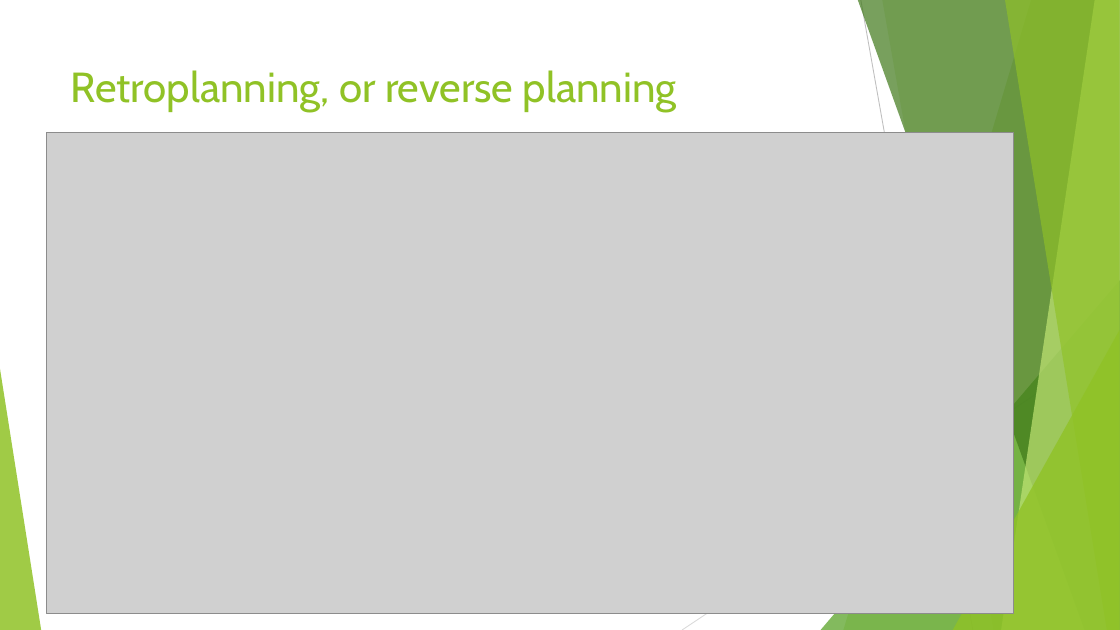
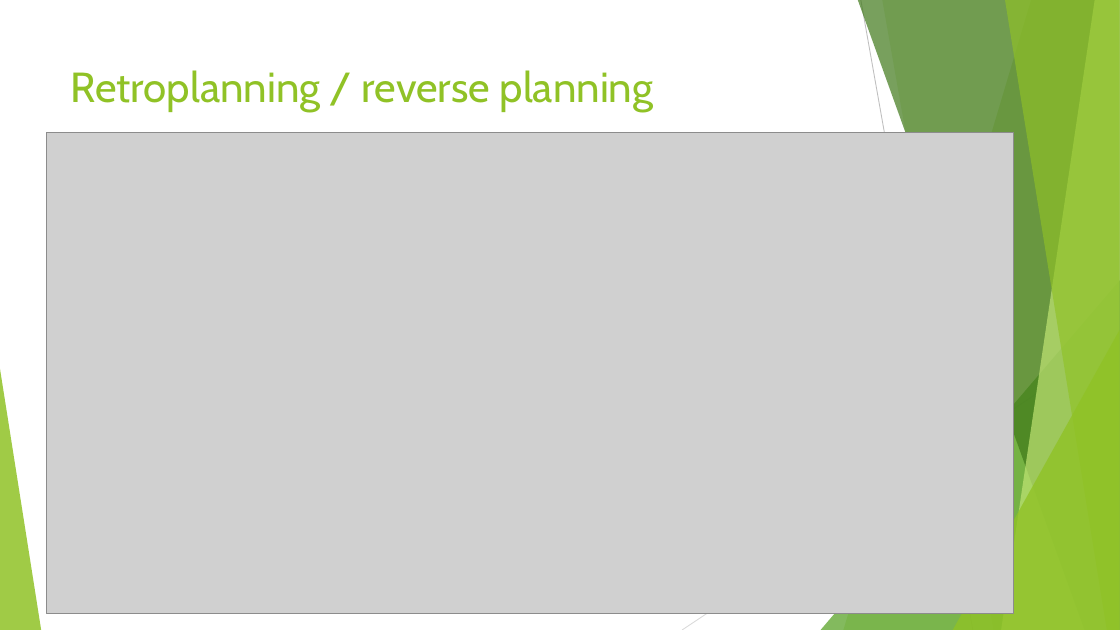
Before and after one commit to manelbenhamouda/projets-CDA, a slide deck: slide 19 of Diaporama Projet YOUR journey.pptx (slide 15 before the commit). Drawn at 1120x630 pixels with LibreOffice and Linux fonts; fonts in the diff are those of the drawing; grey boxes stand for pictures. Boxes give left, top, right and bottom in pixels: in the first picture for what was removed or moved away, otherwise in the second. Text is boxed around its words. In the diff, an @@ line names an element or a change of style, - is before the commit and + after.

```diff
--- a/Diaporama Projet YOUR journey.pptx
+++ b/Diaporama Projet YOUR journey.pptx
@@ title at box(71, 70, 654, 112): text changed @@
-Retroplanning, or reverse planning
+Retroplanning / reverse planning
```
Also in this commit, not shown: 13 other slides changed, 5 other files.
